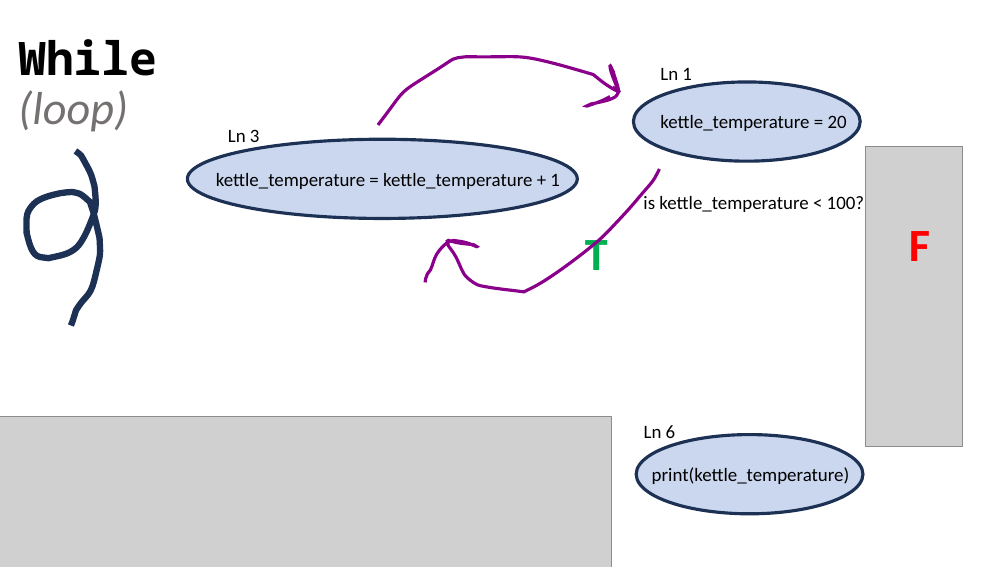
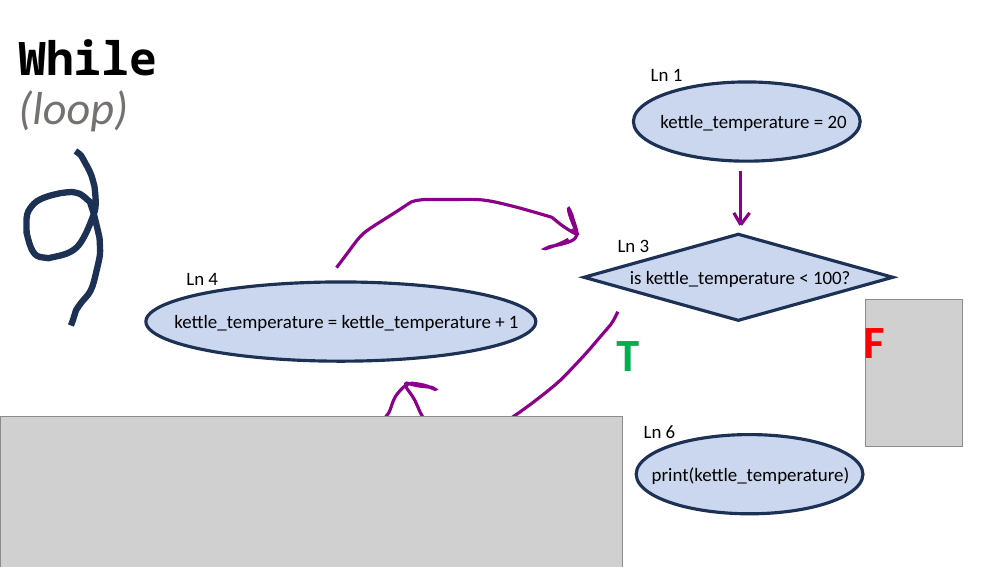
Before and after one commit to SUPERNOOB20/Python-Games-for-Kids, a slide deck: slide 11 of Python/CONTROL FLOW STRUCTURES (lessons #7 - )/PowerPoints & PDFs/Lesson +#7 - Making decisions (CFGs) v2.pptx. Drawn at 1008x567 pixels with LibreOffice and Linux fonts; fonts in the diff are those of the drawing; grey boxes stand for pictures. Boxes give left, top, right and bottom in pixels: in the first picture for what was removed or moved away, otherwise in the second. Text is boxed around its words. In the diff, an @@ line names an element or a change of style, - is before the commit and + after.

Commit message:
finished power points on loops (for and while).

```diff
--- a/Python/CONTROL FLOW STRUCTURES (lessons #7 - )/PowerPoints & PDFs/Lesson +#7 - Making decisions (CFGs) v2.pptx
+++ b/Python/CONTROL FLOW STRUCTURES (lessons #7 - )/PowerPoints & PDFs/Lesson +#7 - Making decisions (CFGs) v2.pptx
@@ text "Ln 1" moved from (x1=660, y1=68, x2=692, y2=80) to (x1=651, y1=68, x2=683, y2=81) @@
@@ line added from (741, 171) to (741, 224), #8A008A 3 pt @@
@@ 2 freeform shapes, 1 text, 1 ellipse moved together from (x1=188, y1=57, x2=659, y2=292) to (x1=146, y1=200, x2=619, y2=434) @@
@@ diamond added at (x1=584, y1=234, x2=892, y2=321), fill #CAD7EE, outline #1E3256 3 pt @@
@@ text added at (x1=618, y1=239, x2=650, y2=252), 18 pt, text #000000 @@
+Ln 3
@@ line added from (741, 225) to (734, 213), #8A008A 3 pt @@
@@ line added from (741, 225) to (749, 213), #8A008A 3 pt @@
@@ text "is kettle_temperature < 100?" moved from (x1=643, y1=194, x2=864, y2=212) to (x1=630, y1=271, x2=850, y2=289) @@
@@ text at (x1=186, y1=273, x2=218, y2=290): text changed @@
-Ln 3
+Ln 4
@@ picture resized from (x1=866, y1=147, x2=963, y2=447) to (x1=866, y1=299, x2=963, y2=447) @@
@@ text "T" rewrapped from (x1=585, y1=231, x2=608, y2=270) to (x1=616, y1=341, x2=639, y2=371) @@
@@ text "F" rewrapped from (x1=909, y1=231, x2=930, y2=261) to (x1=863, y1=320, x2=884, y2=370) @@
@@ picture resized from (x1=0, y1=417, x2=611, y2=567) to (x1=0, y1=417, x2=622, y2=567) @@
```
Also in this commit, not shown: 2 other slides changed, 2 slides added, 4 other files.
